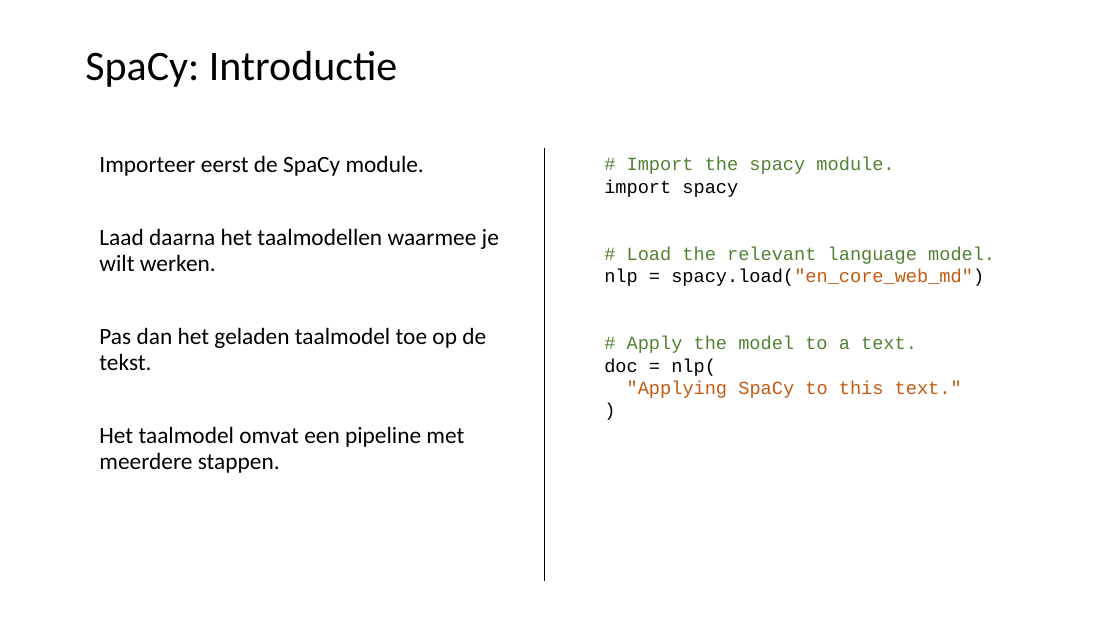
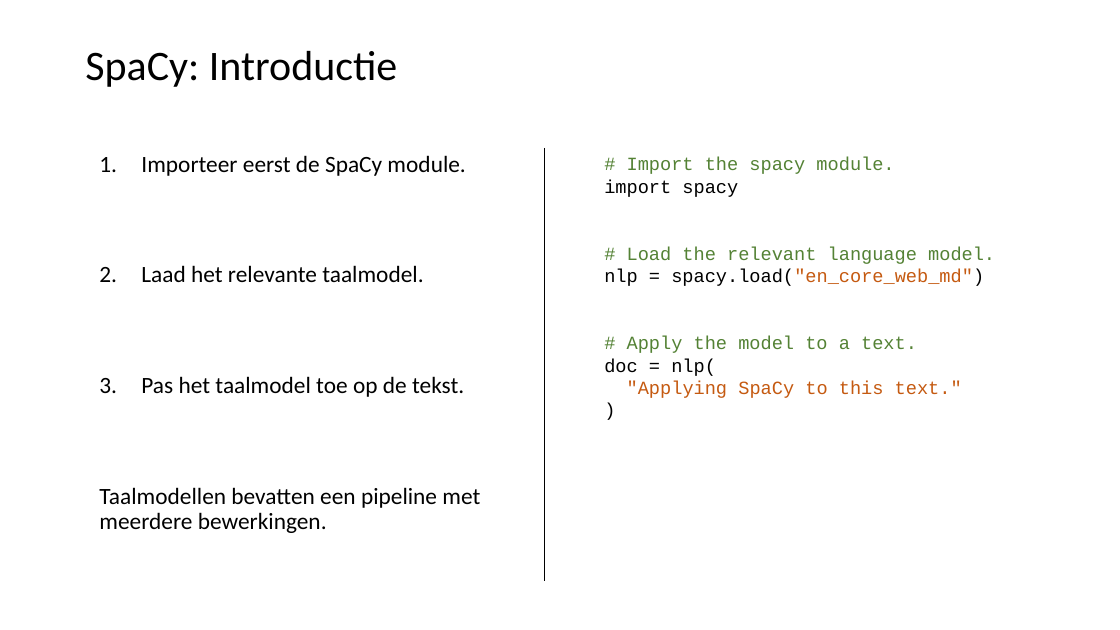
Before and after one commit to LFKoning/knowledge-sharing, a slide deck: slide 25 of python_course/5_nlp/python_cursus_5.pptx (slide 28 before the commit). Drawn at 1120x630 pixels with LibreOffice and Linux fonts; fonts in the diff are those of the drawing. Boxes give left, top, right and bottom in pixels: in the first picture for what was removed or moved away, otherwise in the second. Text is boxed around its words. In the diff, an @@ line names an element or a change of style, - is before the commit and + after.

```diff
--- a/python_course/5_nlp/python_cursus_5.pptx
+++ b/python_course/5_nlp/python_cursus_5.pptx
@@ text at bbox=[141, 155, 465, 176]: bullet none to 1. @@
@@ text at bbox=[99, 265, 480, 533]: text changed @@
-Laad daarna het taalmodellen waarmee je wilt werken.
-Pas dan het geladen taalmodel toe op de tekst.
-Het taalmodel omvat een pipeline met meerdere stappen.
+2. Laad het relevante taalmodel.
+3. Pas het taalmodel toe op de tekst.
+Taalmodellen bevatten een pipeline met meerdere bewerkingen.
```
Also in this commit, not shown: 37 other slides changed, 12 slides added, 11 slides removed, 10 other files.
